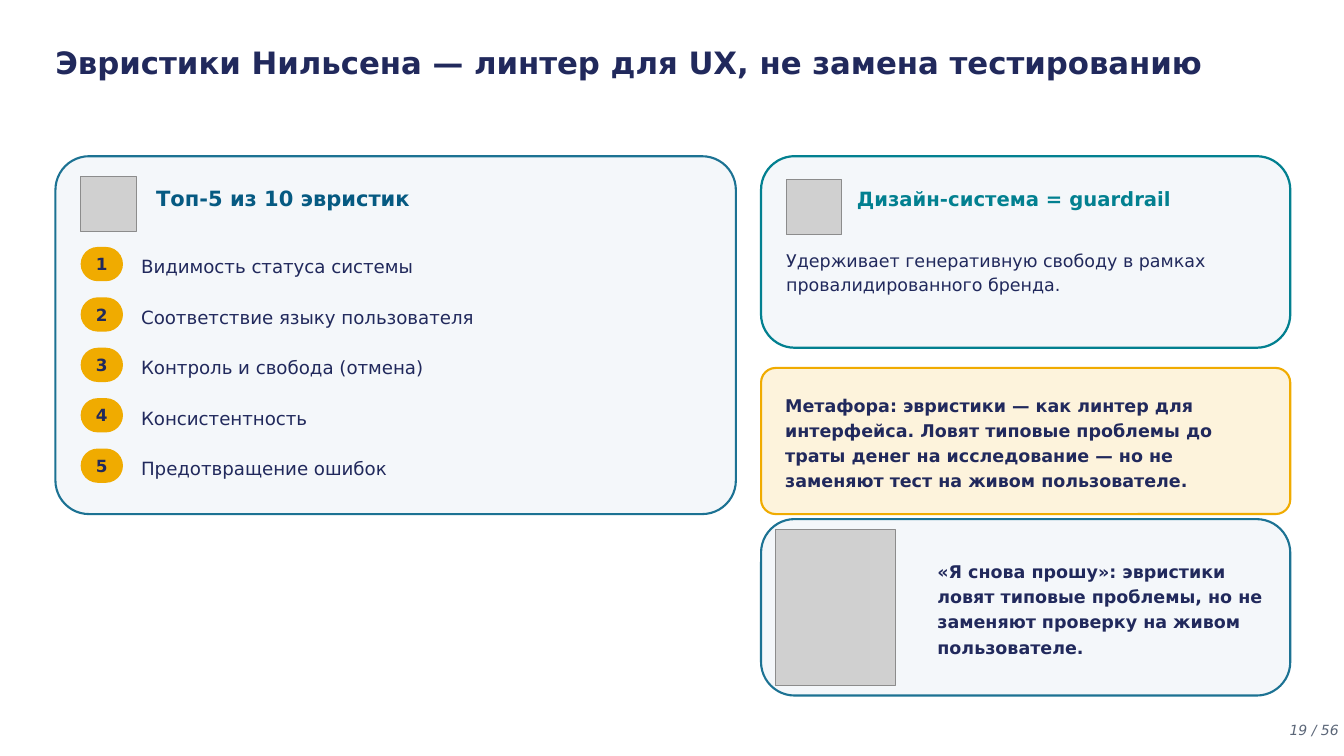
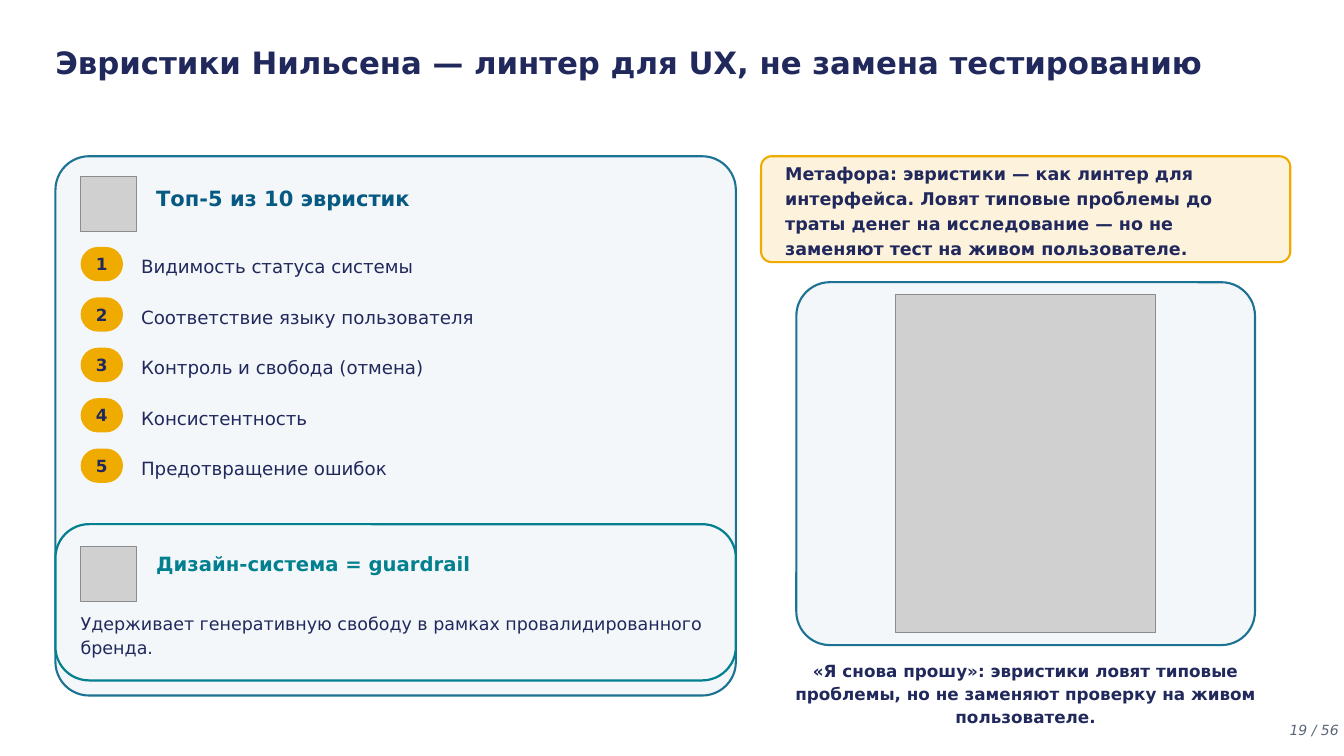
Before and after one commit to tellina-study/AI-usage-lessons, a slide deck: slide 19 of library/lectures/lec-05/rendered/lec-05.pptx. Drawn at 1344x756 pixels with LibreOffice and Linux fonts; fonts in the diff are those of the drawing; grey boxes stand for pictures. Boxes give left, top, right and bottom in pixels: in the first picture for what was removed or moved away, otherwise in the second. Text is boxed around its words. In the diff, an @@ line names an element or a change of style, - is before the commit and + after.

```diff
--- a/library/lectures/lec-05/rendered/lec-05.pptx
+++ b/library/lectures/lec-05/rendered/lec-05.pptx
@@ rounded rectangle: place and size @@
-rounded rectangle at <box>55,156,736,514</box>
+rounded rectangle at <box>55,156,736,696</box>
@@ rounded rectangle: place and size @@
-rounded rectangle at <box>761,368,1291,514</box>
+rounded rectangle at <box>761,156,1291,262</box>
@@ text "Метафора: эвристики — как линтер ...": place and size @@
-text "Метафора: эвристики — как линтер ..." at <box>785,398,1212,488</box>
+text "Метафора: эвристики — как линтер ..." at <box>785,166,1212,256</box>
@@ rounded rectangle: place and size @@
-rounded rectangle at <box>761,519,1291,696</box>
+rounded rectangle at <box>797,282,1255,645</box>
@@ picture: place and size @@
-picture at <box>775,529,895,686</box>
+picture at <box>895,294,1155,633</box>
@@ proportions changed in 3 elements at <box>55,156,736,696</box>, <box>797,282,1255,645</box>, <box>55,524,736,681</box> @@
@@ rounded rectangle: place and size @@
-rounded rectangle at <box>761,156,1291,348</box>
+rounded rectangle at <box>55,524,736,681</box>
@@ picture: place and size @@
-picture at <box>786,179,842,235</box>
+picture at <box>81,546,136,602</box>
@@ text "Дизайн-система = guardrail": place and size @@
-text "Дизайн-система = guardrail" at <box>857,191,1170,211</box>
+text "Дизайн-система = guardrail" at <box>156,556,470,576</box>
@@ text "Удерживает генеративную свободу в рамках ..." rewrapped from <box>786,253,1206,295</box> to <box>81,616,701,658</box> @@
@@ text "«Я снова прошу»: эвристики ловят ...": place and size @@
-text "«Я снова прошу»: эвристики ловят ..." at <box>937,565,1262,655</box>
+text "«Я снова прошу»: эвристики ловят ..." at <box>795,664,1255,724</box>
@@ text "«Я снова прошу»: эвристики ловят ..." at <box>795,664,1255,724</box>: size 12.5 to 12 pt; alignment left to centre; line spacing 1.2 to 1.15; vertical alignment middle to top @@
```
Also in this commit, not shown: 16 other slides changed, 25 other files.
